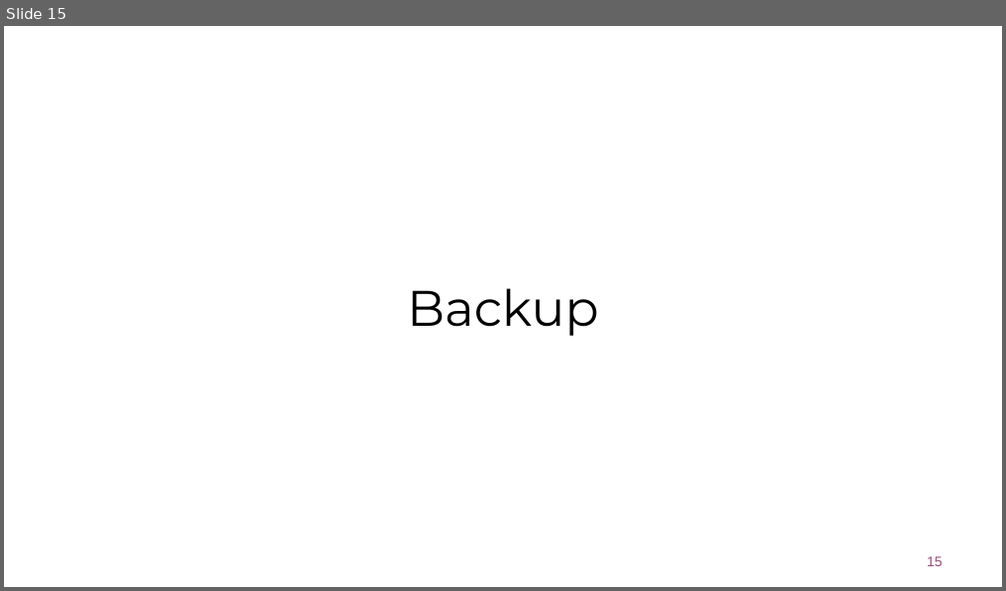
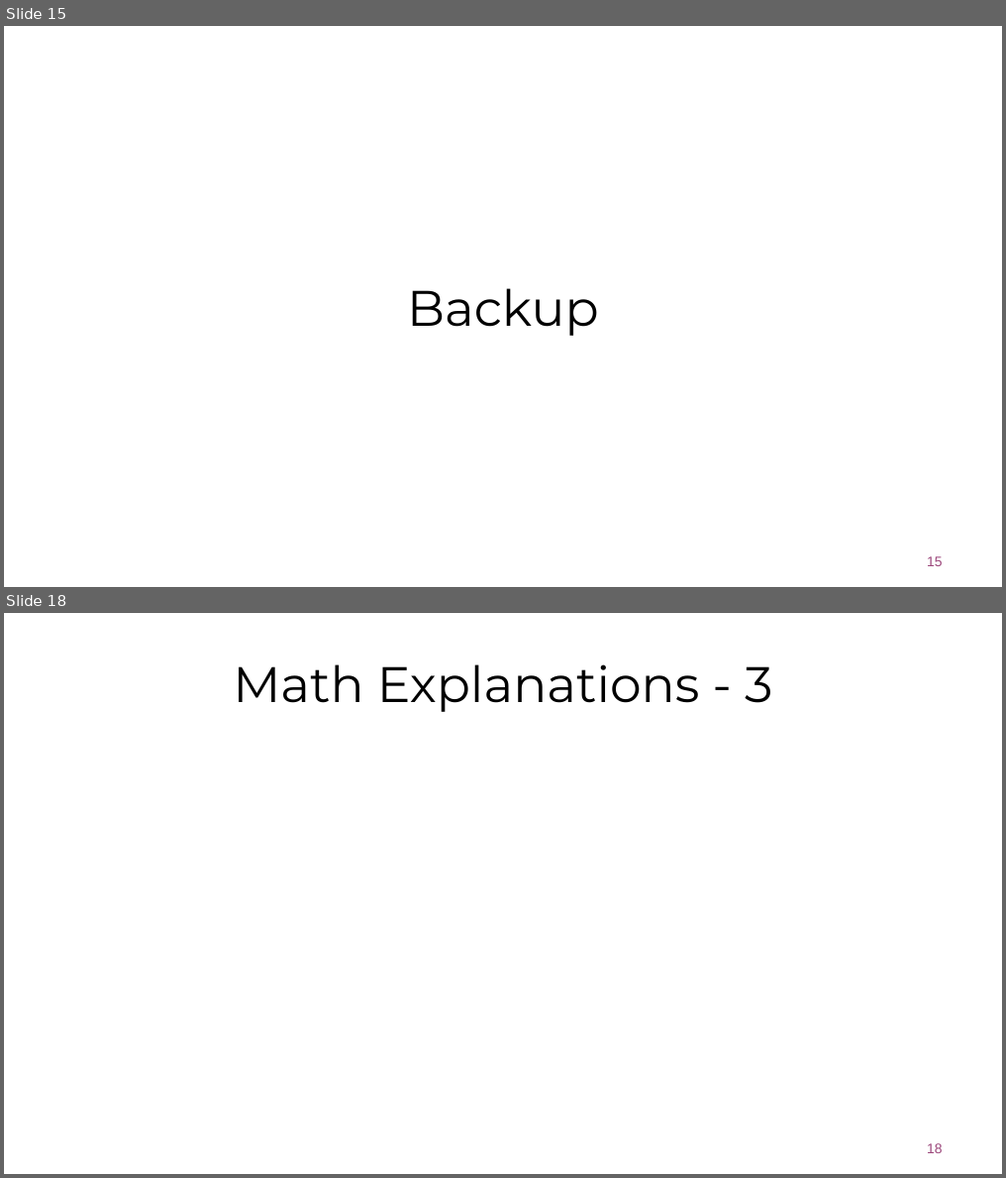
Before and after one commit to GiovanniFilomeno/Direct_Preference_Learning_LLM_Thesis, a slide deck: Presentation/DPO-Filomeno.pptx. Shown one above the other, each under a label of ours: slide 15 before the commit, slides 15 and 18 after it; the slides between them are not shown. The pictures are 1006x591 and 1006x1178 pixels, drawn with LibreOffice and Linux fonts; fonts in the diff are those of the drawing; grey boxes stand for pictures; background and template pictures are left out. Boxes give left, top, right and bottom in pixels: in the first picture for what was removed or moved away, otherwise in the second. Text is boxed around its words. In the diff, an @@ line names an element or a change of style, - is before the commit and + after.

```diff
--- a/Presentation/DPO-Filomeno.pptx
+++ b/Presentation/DPO-Filomeno.pptx
@@ slide 18 added at (4,613,1002,1174), background #FFFFFF @@
@@ title added at (233,664,772,712), 36 pt, text #000000 @@
+Math Explanations - 3
@@ page number added at (927,1144,943,1154), 10 pt, text #9C477B @@
+18
```
Also in this commit, not shown: 1 slide changed, 2 other slides added, 1 slide removed, 3 other files.
